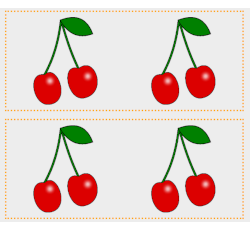
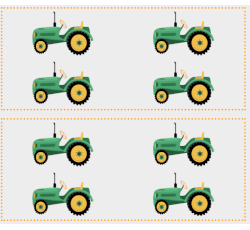
Layers edited between the first and the second w=250, h=230 image:
added layer "Pasted Layer #2" above "Pasted Layer #1" over [0, 5, 250, 224]
added layer "Pasted Layer #1" above "Pasted Layer" over [0, 6, 250, 223]
